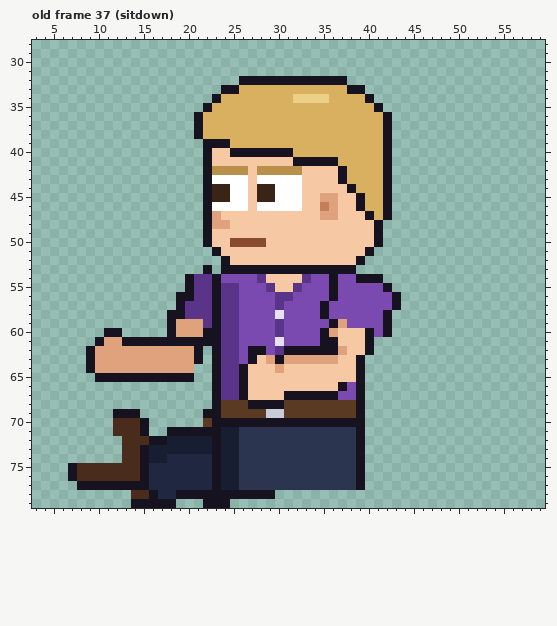
Pixel-art file: sprites/expo/expo_vendp_left_anim.aseprite. The picture above was drawn from the file before the commit.
64x80 pixels, 85 frames. Colours within 5 levels of each other are drawn and written as one. Shown: old frame 37 (sitdown): x 3..59, y 28..79. The commit also changed other frames, which this record leaves out.
After the commit:
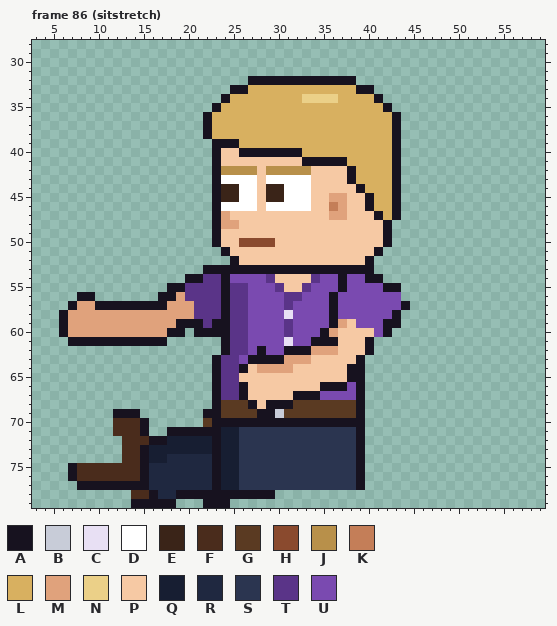
Palette (. is transparent): A #17121f  B #c8ccd8  C #e8e0f4  D #ffffff  E #3a2418  F #4a2c1c  G #5a3a22  H #8a4a2e  J #b8904a  K #c47e58  L #d8b060  M #e0a27c  N #ebd088  P #f6c9a4  Q #171e32  R #1f2840  S #2b3550  T #5a3488  U #7a4ab0
A new or re-ordered frame is compared with the old frame closest to it.
Change:
frames 85 -> 123
Changed rows in their new state; - is an unchanged pixel.
Frame 86 (sitstretch) is new; against old frame 37 (sitdown):
first column x 6:
32 --------------------.-----------A------
33 ------------------.-A-----------L-A----
34 -----------------.A-------L---N---LA---
35 ----------------.A-----------------LA--
36 ---------------.A-------------------LA-
37 ---------------.A-------------------LA-
38 ---------------.A-------------------LA-
39 ----------------.--A----------------LA-
40 ----------------.A-P------A---------LA-
41 ----------------.A--------P----A----LA-
42 ----------------.A---JP----J---PA---LA-
43 ----------------.A---DP----D---PA---LA-
44 ----------------.A-E-DP-E--D----PA--LA-
45 ----------------.A-E-DP-E--D-P-M-PA-LA-
46 ----------------.A---DP----D-PKM-PA-LA-
47 ----------------.AM----------P-M--PALA-
48 ----------------.A-M---------------PA--
49 ----------------.A-----------------PA--
50 ----------------.A-P---H-----------PA--
51 -----------------.A---------------PA---
52 ------------------.A-------------PA----
53 -----------------A---------------AA----
54 ---------------A-TA---UT---PT-UA-U-----
55 ------------AAT--TA-T--UT-PT--UA-----A-
56 --AA-------AAMT--TA-T---U-T----------U-
57 -AMMAAAAAAAAMMM--TA-T---UT---UA------UA
58 AMMMMMMMMMMMMMM--TA-T---UC---UA-----UA-
59 AMMMMMMMMMMMMAAA--A-T---UT------P----A-
60 AMMMMMMMMMMM-A.A--A-T---UT--------P----
61 -AAA-AA-----......A-T---UC--A----------
62 ---.............-.A-TU--U---MMMP-------
63 ---.............------AA----PPP--------
64 ---............-------MM-M------A------
65 ----...........-----P-----------A------
66 -----------------------------AA--------
67 -------------------------P---UU--------
68 ----------------------P--A-------------
69 ----------------------AA---------------
Boxes around the changes in both pictures, in picture pixels (x1, y1, x2, y2):
changed: (59, 76, 410, 418)
